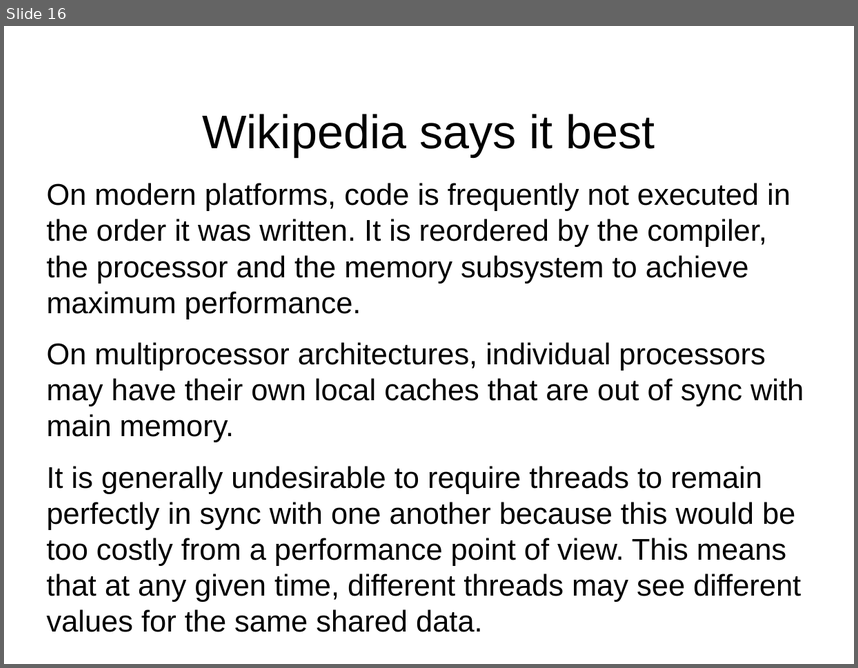
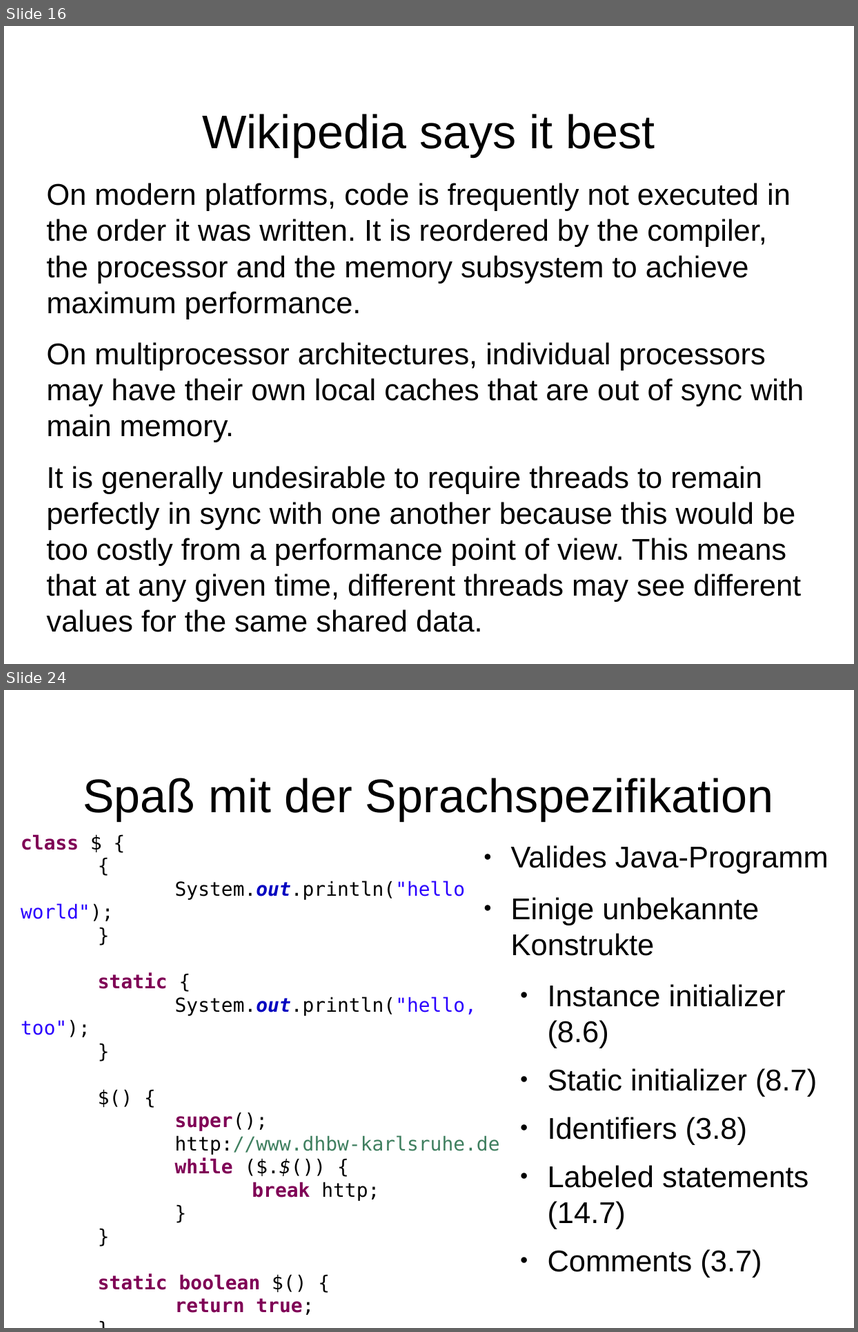
Before and after one commit to dlindner/vorlesung-se2-dhbw, a slide deck: added_2016/Java Memory Model.odp. Shown one above the other, each under a label of ours: slide 16 before the commit, slides 16 and 24 after it; the slides between them are not shown. The pictures are 858x668 and 858x1332 pixels, drawn with LibreOffice and Linux fonts; fonts in the diff are those of the drawing; background and template pictures are left out. Boxes give left, top, right and bottom in pixels: in the first picture for what was removed or moved away, otherwise in the second. Text is boxed around its words. In the diff, an @@ line names an element or a change of style, - is before the commit and + after.

Commit message:
Quiz und Motivation für die Sprachspezifikation

```diff
--- a/added_2016/Java Memory Model.odp
+++ b/added_2016/Java Memory Model.odp
@@ slide 24 added at <box>4,690,854,1328</box>, background picture (left out) @@
@@ title added at <box>83,778,774,821</box>, 44 pt, text #000000 @@
+Spaß mit der Sprachspezifikation
@@ text added at <box>21,834,500,1314</box>, 18 pt, text #000000 @@
+class $ {
+{
+System.out.println("hello world");
+}
+static {
+System.out.println("hello, too");
+}
+$() {
+super();
+http://www.dhbw-karlsruhe.de
+while ($.$()) {
+break http;
+}
+}
+static boolean $() {
+return true;
+}
+}
@@ text added at <box>511,845,829,1277</box>, 28 pt, text #000000 @@
+● Valides Java-Programm
+● Einige unbekannte Konstrukte
+  ● Instance initializer (8.6)
+  ● Static initializer (8.7)
+  ● Identifiers (3.8)
+  ● Labeled statements (14.7)
+  ● Comments (3.7)
```
Also in this commit, not shown: 19 other slides added.
